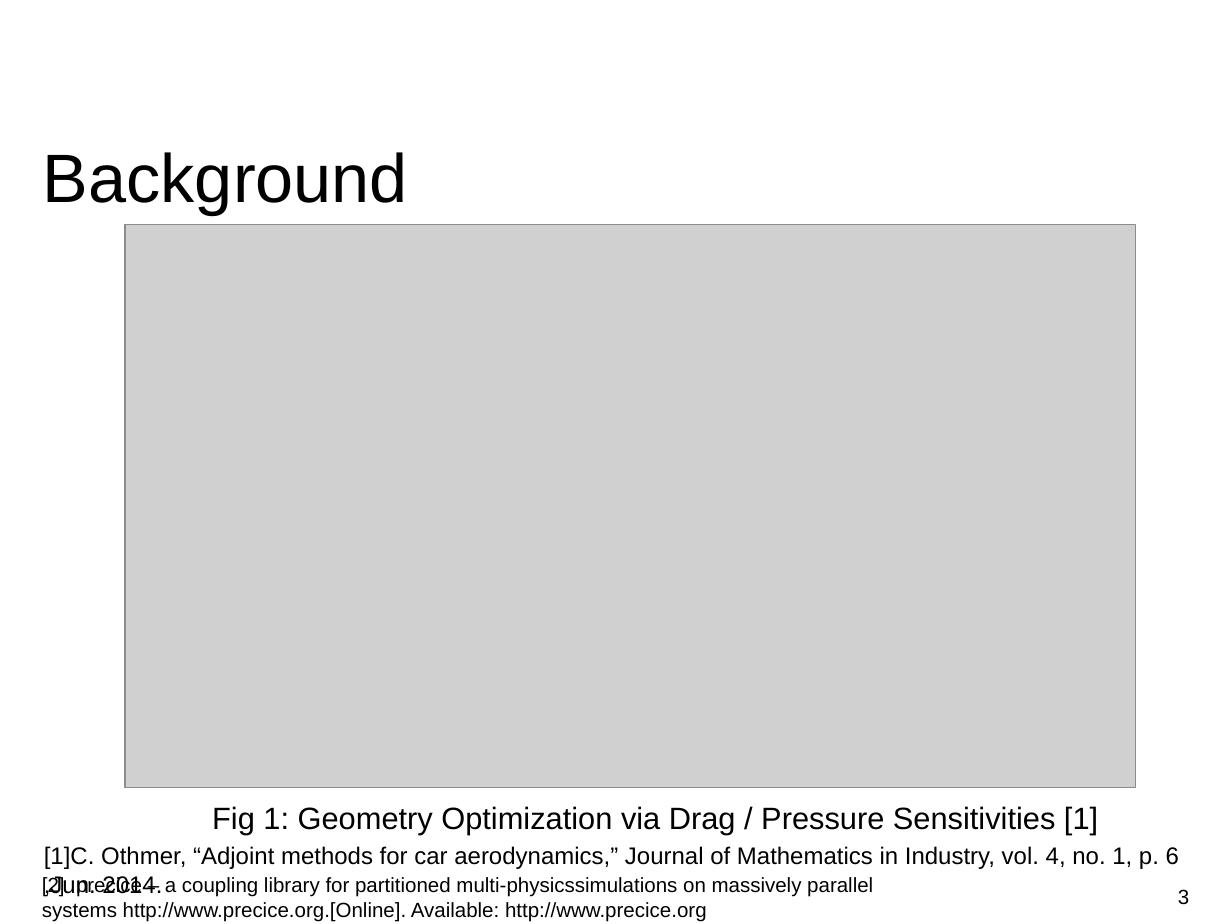
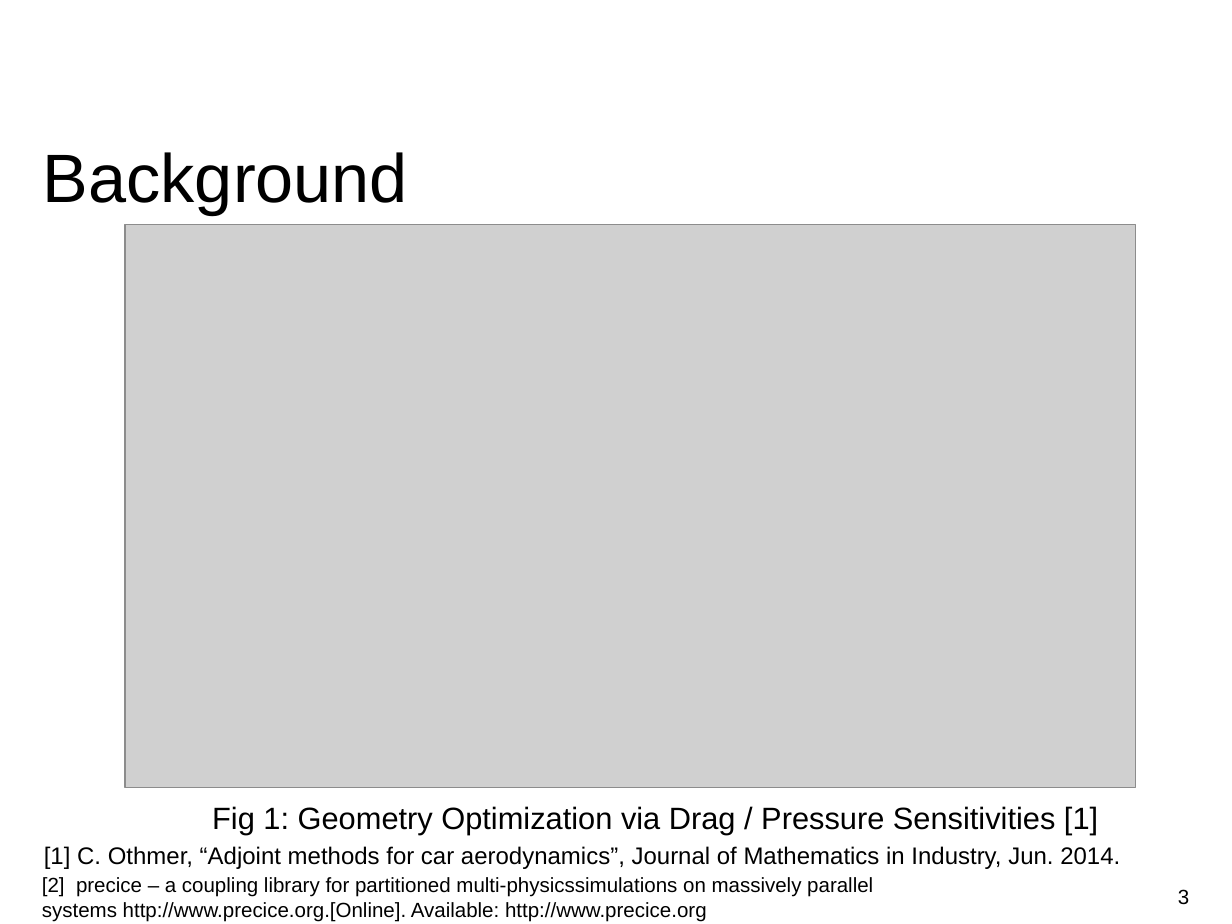
Before and after one commit to huangq1234553/cfd-lab, a slide deck: slide 3 of Presentation/Presentation.odp. Drawn at 1232x924 pixels with LibreOffice and Linux fonts; fonts in the diff are those of the drawing; grey boxes stand for pictures; background and template pictures are left out. Boxes give left, top, right and bottom in pixels: in the first picture for what was removed or moved away, otherwise in the second. Text is boxed around its words. In the diff, an @@ line names an element or a change of style, - is before the commit and + after.

Commit message:
Fixed presentation.

```diff
--- a/Presentation/Presentation.odp
+++ b/Presentation/Presentation.odp
@@ text at box(44, 846, 1120, 869): text changed @@
-[1]C. Othmer, “Adjoint methods for car aerodynamics,” Journal of Mathematics in Industry, vol. 4, no. 1, p. 6
-,Jun. 2014.
+[1] C. Othmer, “Adjoint methods for car aerodynamics”, Journal of Mathematics in Industry, Jun. 2014.
```
Also in this commit, not shown: 14 other slides changed.
